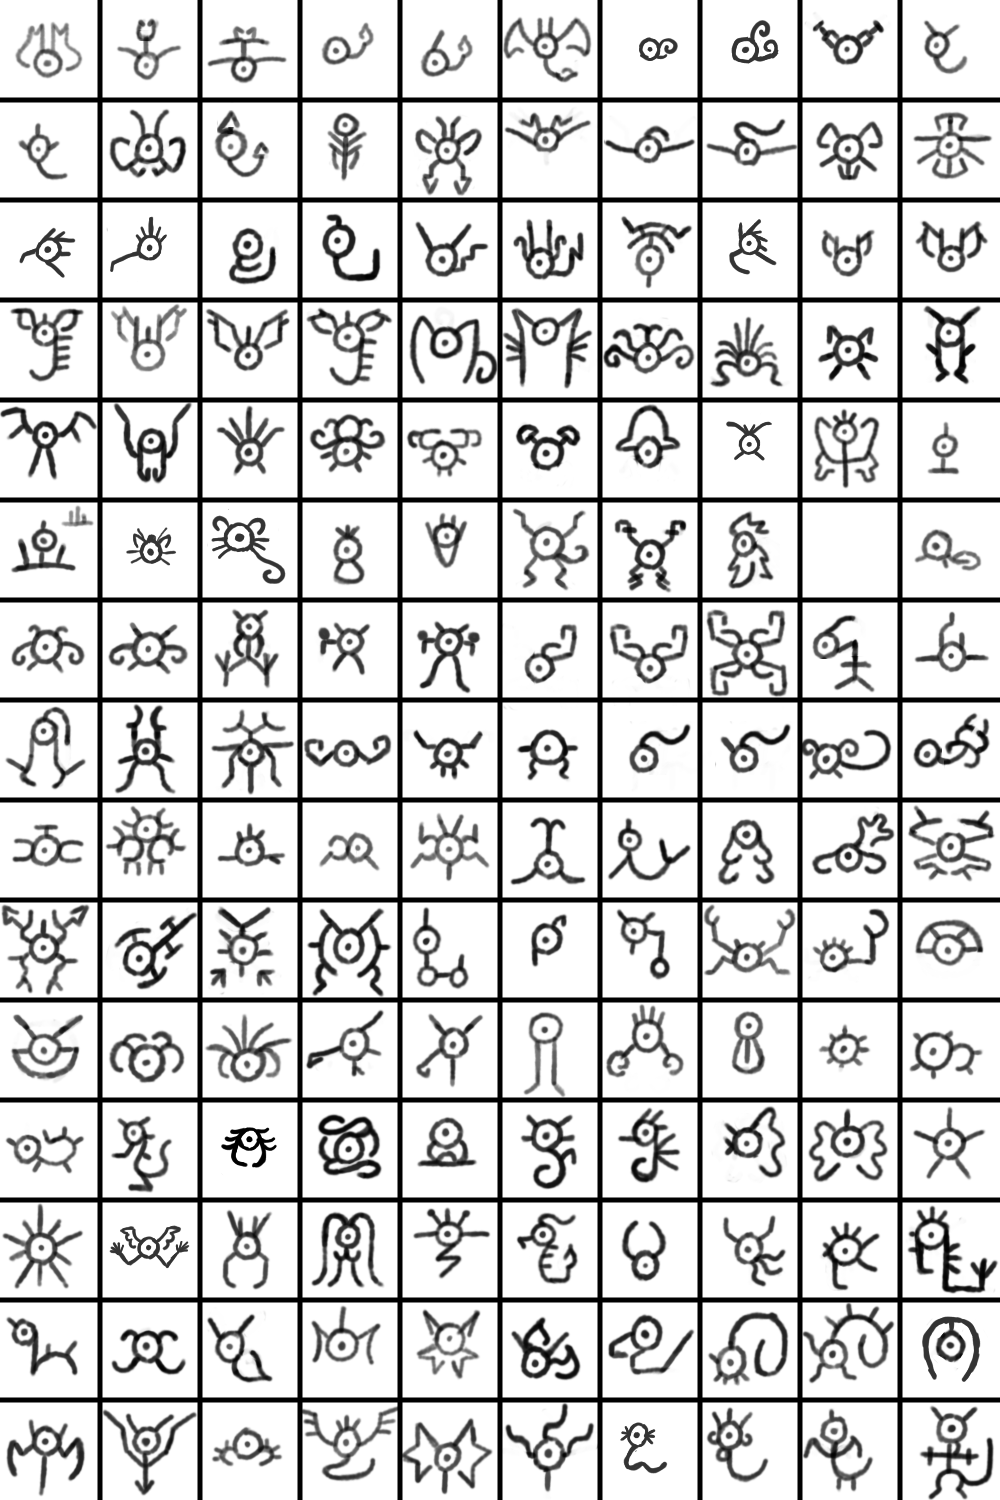
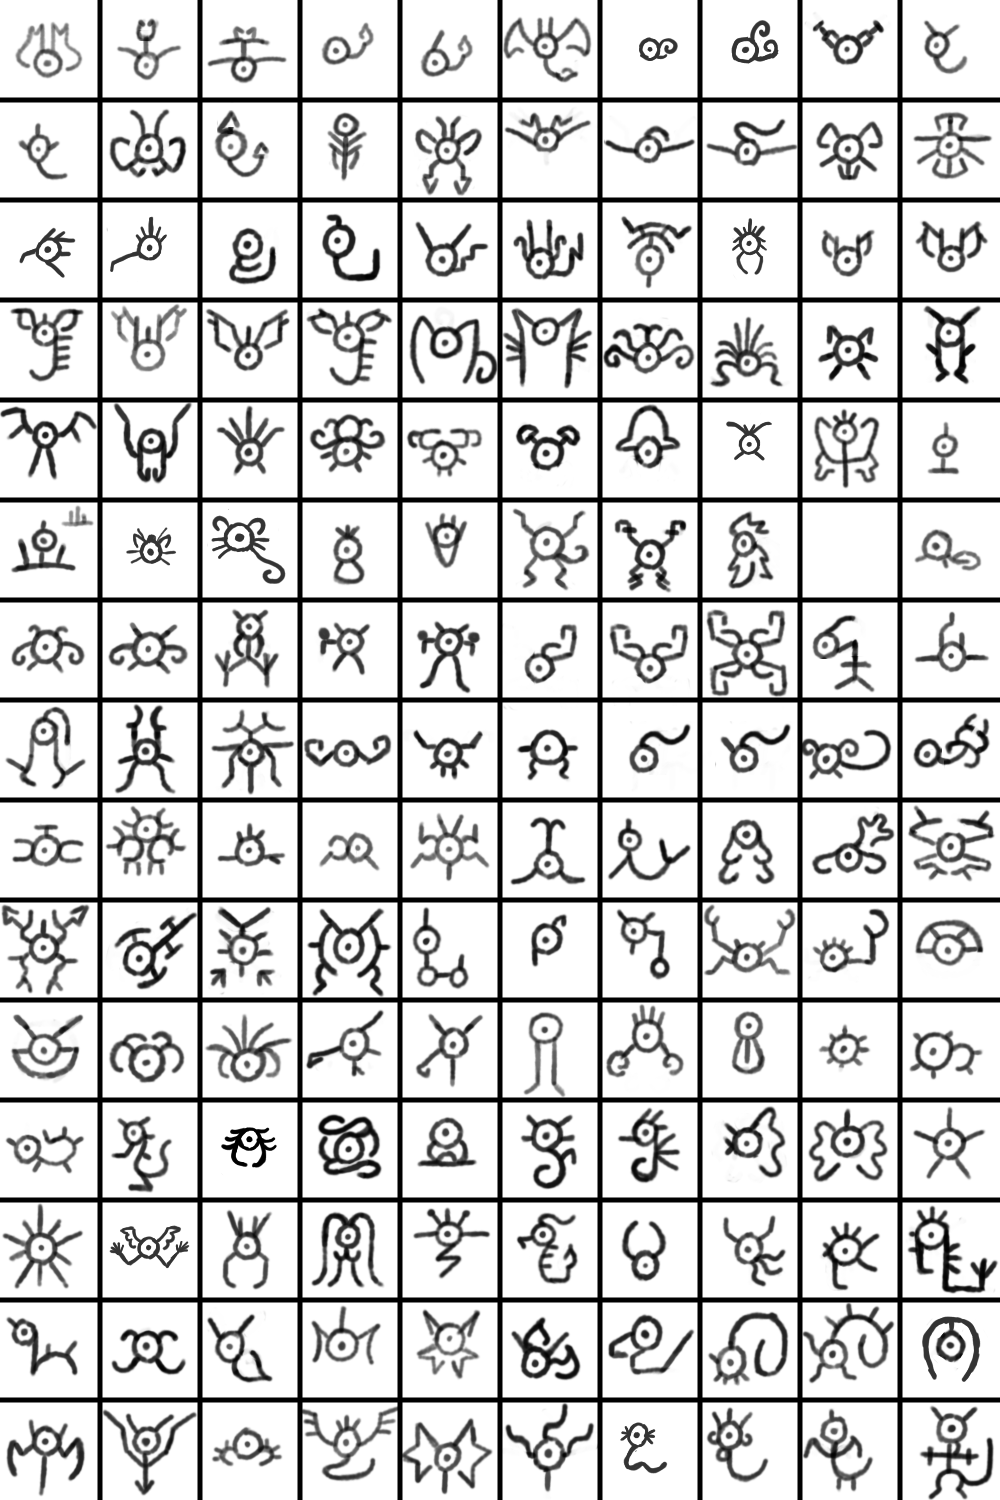
Two versions of the same layered image (1000x1500). Layer-by-layer changes:
painted on "Paint Layer 1" over (729, 218, 777, 279)